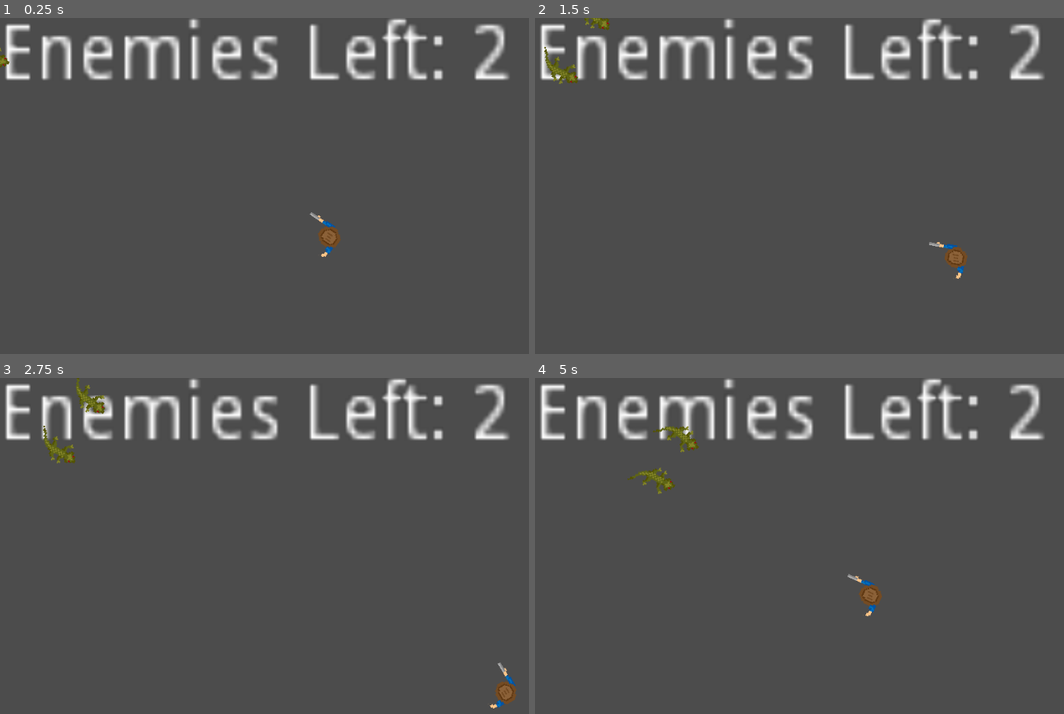
Above: before the commit, frames 1-4 (two rows, left to right).
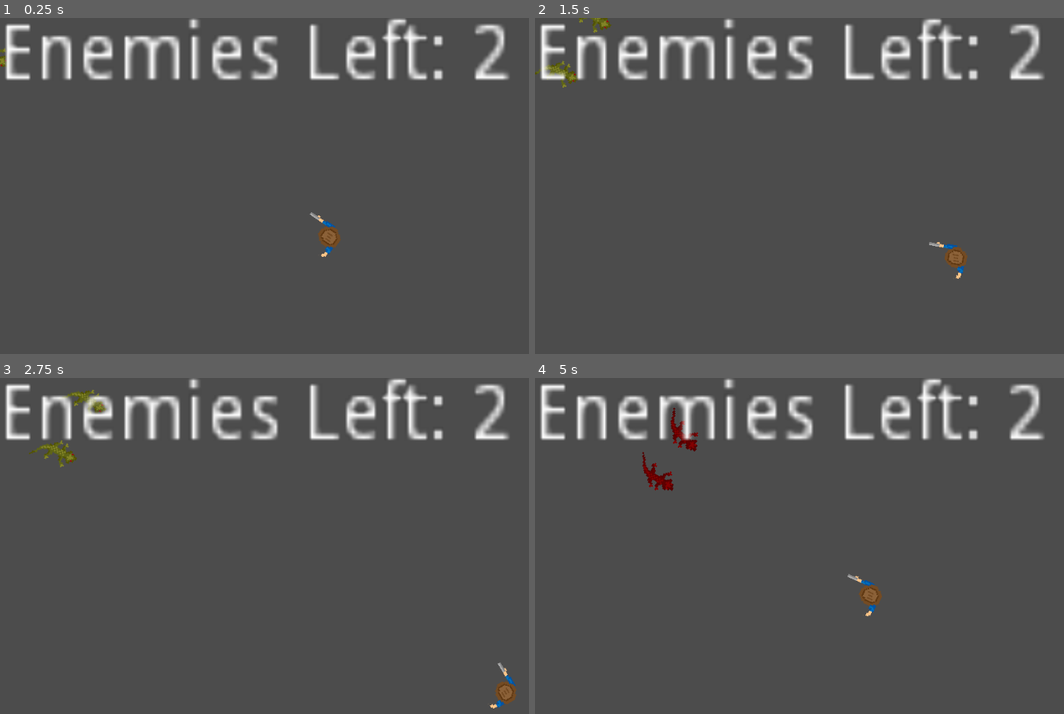
Above: after the commit, the same moments.

Repository: d01000100/rocking_lizard_fandango
Game: Godot game, scene res://World.tscn
Same seed, same stepped clock (60 frames per second), same inputs: the game is played once before the commit and once after it.
Inputs (mouse positions are in pixels of both pictures, inside the frame that each line leads up to):
- Up to frame 1 (0.25 s): no input
- Up to frame 2 (1.5 s): move the mouse to (984, 182) at 0.52 s; hold D (move_right) 0.53-1.28 s; click (984, 182) at 0.6 s; move the mouse to (725, 219) at 1.27 s; hold S (move_down) from 1.28 s (still down); click (725, 219) at 1.35 s
- Up to frame 3 (2.75 s): move the mouse to (375, 482) at 2.02 s; release S (move_down) at 2.03 s; hold D (move_right) from 2.03 s (still down); click (375, 482) at 2.1 s
- Up to frame 4 (5 s): move the mouse to (815, 633) at 2.77 s; release D (move_right) at 2.78 s; hold W (move_up) 2.78-3.53 s; click (815, 633) at 2.85 s; move the mouse to (1037, 616) at 3.52 s; hold A (move_left) from 3.53 s (still down); click (1037, 616) at 3.6 s; move the mouse to (661, 505) at 4.27 s; click (661, 505) at 4.35 s

The runs differ from the first frame. In frame 1, less than 0.1% of the frame differs, in the area x 0-2%, y 8-15%; in frame 2, 0.3%; in frame 3, 0.5%; in frame 4, 0.7%, in the area x 17-32%, y 8-35%.

Commit message:
spite flash red function

Diff:
--- a/Enemy.gd
+++ b/Enemy.gd
@@ -5,9 +5,23 @@
 onready var raycast = $RayCast2D
 
 var player = null
+var redState = false
 
 func _ready():
 	add_to_group("enemies")
+	$Timer.start();
+
+# Make the Sprite flash to red color based on Timer
+func FlashRed(var duration):
+	if $Timer.time_left == 0:
+		redState = !redState
+		$Timer.set_wait_time(duration)
+		$Timer.start();
+	if redState:
+		$AnimatedSprite.set_modulate(Color(1, 0, 0))
+	else:
+		$AnimatedSprite.set_modulate(Color(1, 1, 1))
+
 
 func _physics_process(delta):
 	if player == null:
@@ -17,6 +31,8 @@
 	vec_to_player = vec_to_player.normalized()
 	global_rotation = atan2(vec_to_player.y, vec_to_player.x)
 	move_and_collide(vec_to_player * MOVE_SPEED * delta)
+
+	FlashRed(0.5)
 
 	if raycast.is_colliding():
 		var coll = raycast.get_collider()
--- a/Enemy.tscn
+++ b/Enemy.tscn
@@ -16,6 +16,7 @@
 } ]
 
 [node name="Zombie" type="KinematicBody2D"]
+show_behind_parent = true
 scale = Vector2( 1.17963, 1.17963 )
 script = ExtResource( 1 )
 
@@ -30,4 +31,9 @@
 rotation = 1.5708
 scale = Vector2( 2.20281, 2.20281 )
 frames = SubResource( 2 )
+frame = 1
 playing = true
+
+[node name="Timer" type="Timer" parent="."]
+process_mode = 0
+one_shot = true
